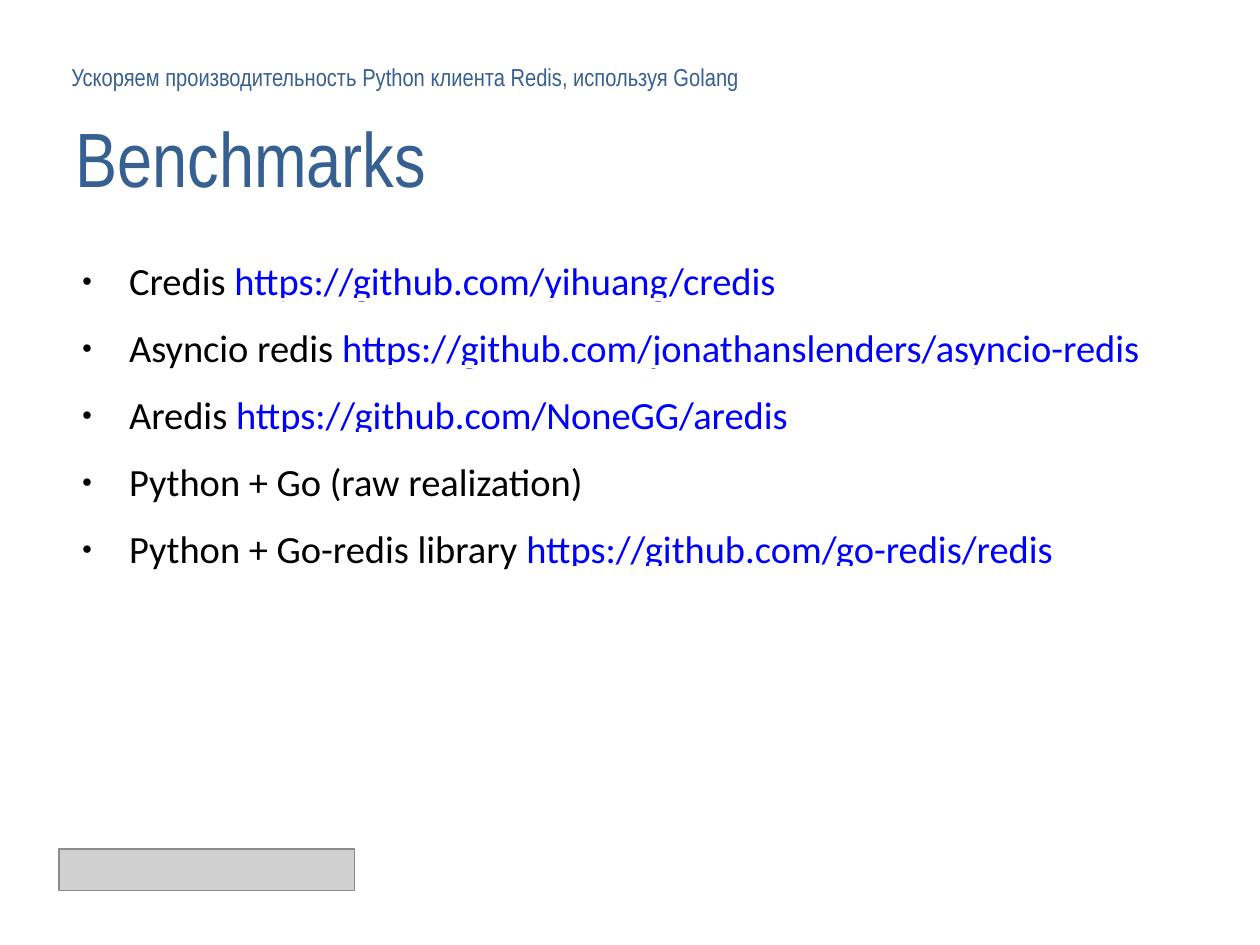
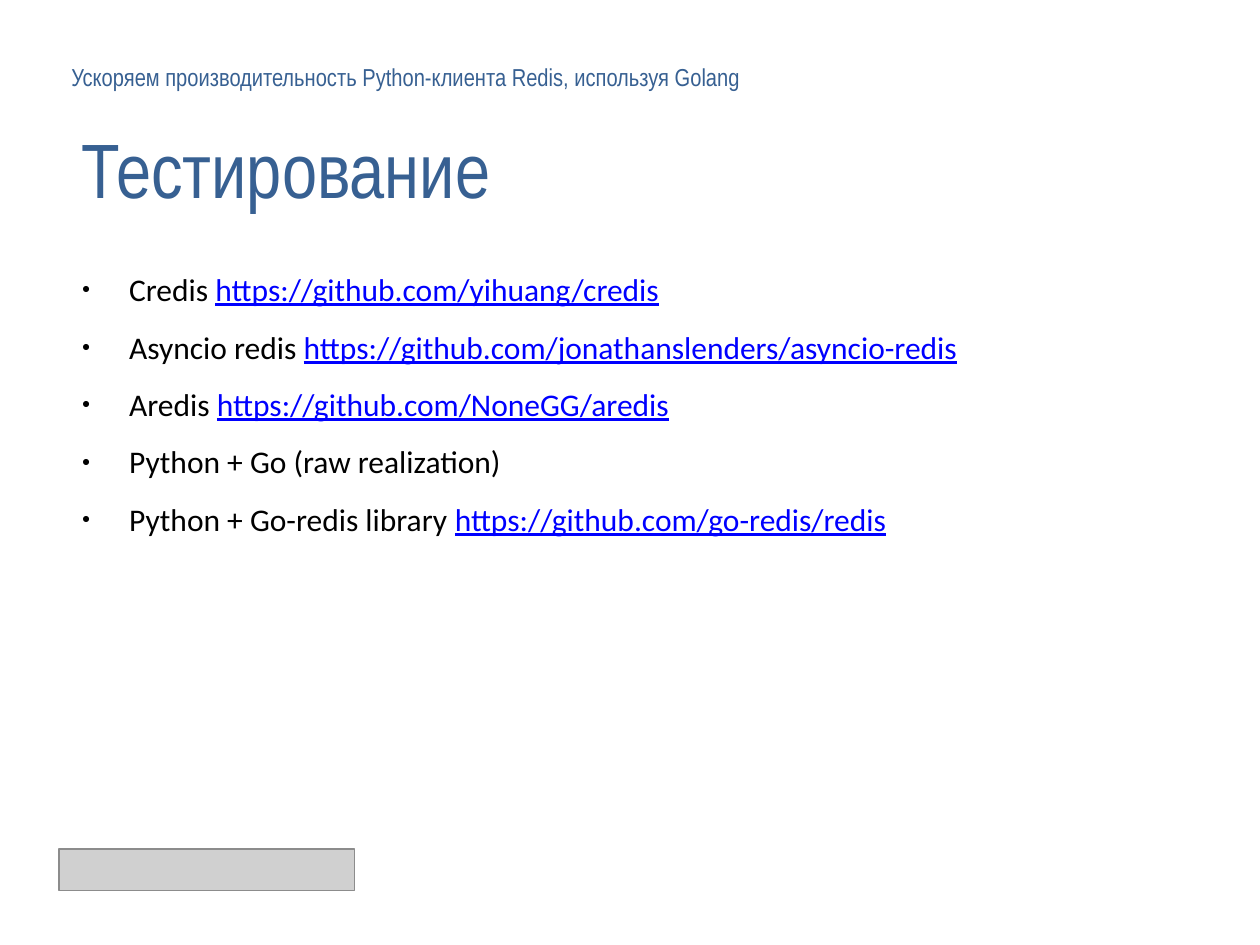
Before and after one commit to deslum/gopipe, a slide deck: slide 21 of presentation.pptx (slide 19 before the commit). Drawn at 1260x945 pixels with LibreOffice and Linux fonts; fonts in the diff are those of the drawing; grey boxes stand for pictures; background and template pictures are left out. Boxes give left, top, right and bottom in pixels: in the first picture for what was removed or moved away, otherwise in the second. Text is boxed around its words. In the diff, an @@ line names an element or a change of style, - is before the commit and + after.

```diff
--- a/presentation.pptx
+++ b/presentation.pptx
@@ text in free at [71,68,740,91]: text changed @@
-Ускоряем производительность Python клиента Redis, используя Golang
+Ускоряем производительность Python-клиента Redis, используя Golang
@@ free removed at [63,98,1197,215] @@
-Benchmarks
@@ free added at [69,110,1203,227], 44 pt, text #376092 @@
+Тестирование
@@ text "Credis https://github.com/yihuang/credis": place and size @@
-text "Credis https://github.com/yihuang/credis" at [129,268,1139,570]
+text "Credis https://github.com/yihuang/credis" at [129,279,957,537]
@@ text "Credis https://github.com/yihuang/credis" at [129,279,957,537]: size 22 to 18 pt @@
```
Also in this commit, not shown: 19 other slides changed, 3 slides added, 1 slide removed, 4 other files.
